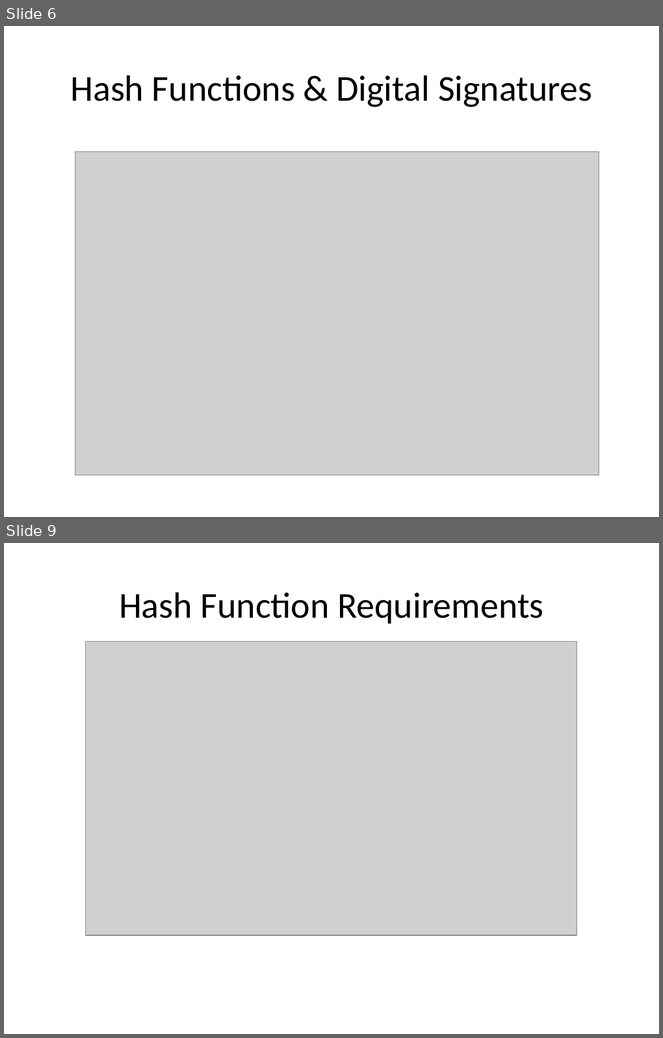
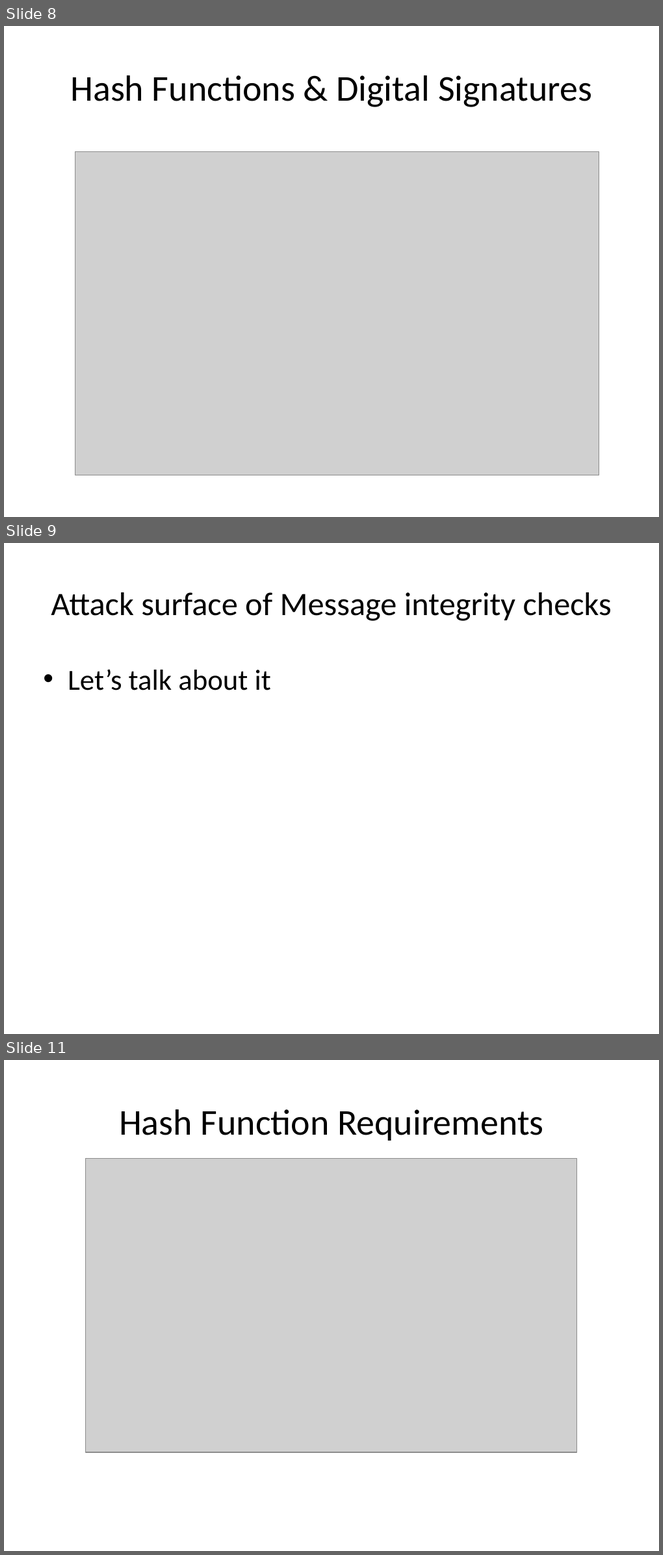
Before and after one commit to DeMaCS-UNICAL/NetworkSecurity, a slide deck: slides/ch11-Hash.Functions.ppt. Shown one above the other, each under a label of ours: slides 6 and 9 before the commit, slides 8, 9 and 11 after it; the slides between them are not shown. The pictures are 663x1038 and 663x1555 pixels, drawn with LibreOffice and Linux fonts; fonts in the diff are those of the drawing; grey boxes stand for pictures. Boxes give left, top, right and bottom in pixels: in the first picture for what was removed or moved away, otherwise in the second. Text is boxed around its words. In the diff, an @@ line names an element or a change of style, - is before the commit and + after.

```diff
--- a/slides/ch11-Hash.Functions.ppt
+++ b/slides/ch11-Hash.Functions.ppt
@@ slide 9 added at bbox=[4, 543, 659, 1034], background #FFFFFF @@
@@ title added at bbox=[51, 592, 612, 621], 36 pt, text #000000 @@
+Attack surface of Message integrity checks
@@ text added at bbox=[68, 669, 271, 691], 32 pt, text #000000 @@
+• Let’s talk about it
@@ what was slide 6 is now slide 8 @@
@@ what was slide 9 is now slide 11 @@
```
Also in this commit, not shown: 14 slides changed, 5 other slides added, 1 other file.
